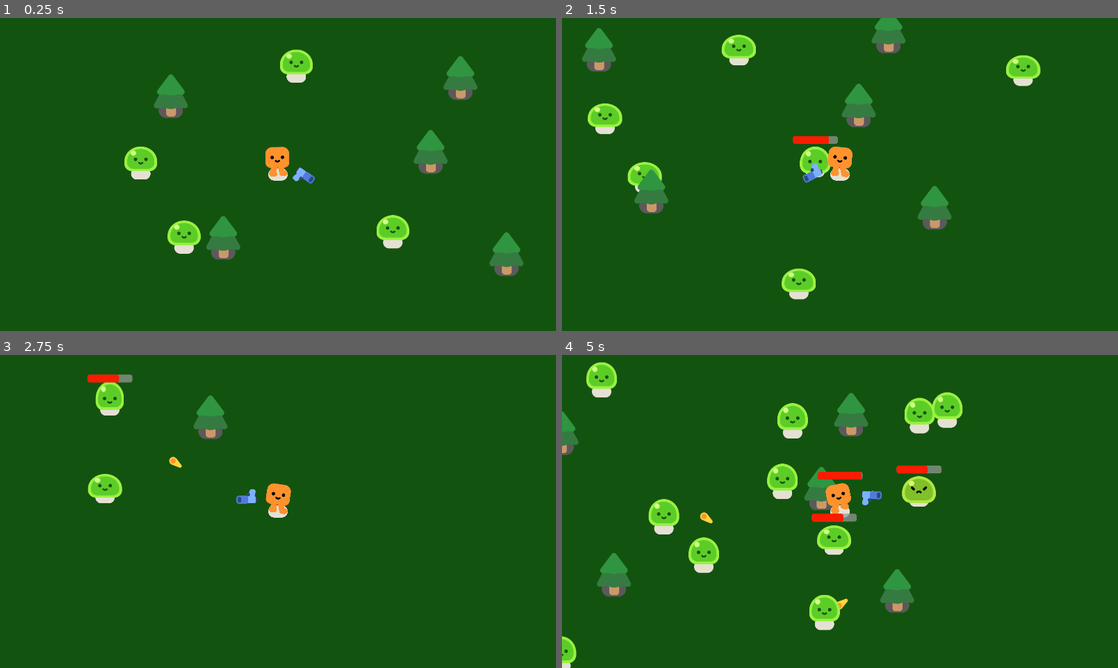
Above: before the commit, frames 1-4 (two rows, left to right).
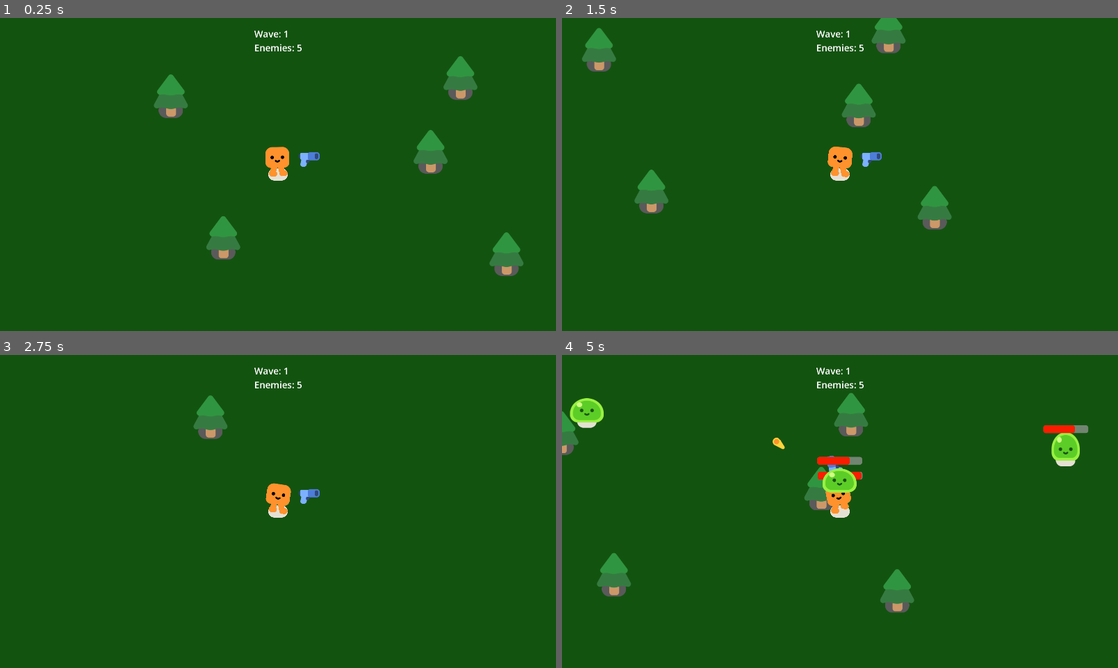
Above: after the commit, the same moments.

Repository: rosen1000/vampire-retarders
Game: Godot game, scene res://levels/the_game.tscn
The game is run twice, just before and just after one commit, with the same random seed, the same clock (stepped at 60 frames per second) and the same inputs.
Inputs:
- Up to frame 1 (0.25 s): no input
- Up to frame 2 (1.5 s): hold D (move_right) 0.53-1.28 s; hold S (move_down) from 1.28 s (still down)
- Up to frame 3 (2.75 s): release S (move_down) at 2.03 s; hold D (move_right) from 2.03 s (still down)
- Up to frame 4 (5 s): release D (move_right) at 2.78 s; hold W (move_up) 2.78-3.53 s; hold A (move_left) from 3.53 s (still down)

The runs differ from the first frame. In frame 1, 2.3% of the frame differs, in the area x 22-74%, y 4-76%; in frame 2, 3.1%; in frame 3, 1.5%; in frame 4, 7.5%, in the area x 0-95%, y 2-100%.

Commit message:
created spawner and wave system

Diff:
--- a/characters/enemy/enemy.gd
+++ b/characters/enemy/enemy.gd
@@ -1,4 +1,6 @@
 class_name Enemy extends CharacterBody2D
+
+signal death
 
 @export var health = 100.0
 @export var speed = 100
@@ -23,7 +25,9 @@
 	$Slime.play_hurt()
 	if health <= 0:
 		var smoke = smoke_scene.instantiate() as Node2D
+		smoke.global_position = global_position
+		smoke.top_level = true
 		# Smoke not getting deleted with the enemy
-		smoke.global_position = global_position
 		get_parent().add_child(smoke)
+		death.emit()
 		queue_free()
--- a/characters/enemy/spawner.gd
+++ b/characters/enemy/spawner.gd
@@ -1,6 +1,20 @@
 extends Path2D
 
 var enemy_scene = preload("res://characters/enemy/enemy.tscn")
+var enemies_count = 0
+var current_wave = 0
+
+func start():
+	next_wave()
+
+func next_wave():
+	current_wave += 1
+	var count = floori(sqrt(current_wave * 20) + 1)
+	%WaveCounter.text = "Wave: %s\nEnemies: %s" % [current_wave, count]
+
+	for i in range(count):
+		await get_tree().create_timer(randf_range(0, 2)).timeout
+		spawn()
 
 func spawn():
 	var enemy = enemy_scene.instantiate() as Enemy
@@ -8,4 +22,12 @@
 	enemy.global_position = $PathFollow2D.global_position
 	enemy.target = get_parent()
 	enemy.top_level = true
+	enemy.death.connect(death)
+	enemies_count += 1
 	add_child(enemy)
+
+func death():
+	enemies_count -= 1
+	%WaveCounter.text = "Wave: %s\nEnemies: %s" % [current_wave, enemies_count]
+	if enemies_count == 0:
+		next_wave()
--- a/characters/player/player.gd
+++ b/characters/player/player.gd
@@ -1,6 +1,6 @@
 extends CharacterBody2D
 
-signal health_depleted
+signal death
 
 @export var max_health = 100.0
 var health = max_health
@@ -38,6 +38,6 @@
 	if touching_enemies.size() > 0:
 		health -= touching_enemies.size() * damage_per_enemy * delta
 		if health <= 0:
-			health_depleted.emit()
+			death.emit()
 	$HealthBar.value = health
 	#endregion
--- a/levels/the_game.gd
+++ b/levels/the_game.gd
@@ -1,8 +1,12 @@
 extends Node2D
 
 var enemy_scene = preload("res://characters/enemy/enemy.tscn")
-@onready var spawner = $Player/Spawner
+@onready var spawner = %Spawner
+var current_wave = 0
 
 func _ready():
-	for i in range(10):
-		spawner.spawn()
+	spawner.start()
+
+func _on_player_death() -> void:
+	%GameOver.visible = true
+	get_tree().paused = true
--- a/levels/the_game.tscn
+++ b/levels/the_game.tscn
@@ -1,27 +1,72 @@
-[gd_scene load_steps=6 format=3 uid="uid://dtva2vamt0bdm"]
+[gd_scene load_steps=5 format=3 uid="uid://dtva2vamt0bdm"]
 
 [ext_resource type="PackedScene" uid="uid://bsnjb3hub3idc" path="res://characters/player/player.tscn" id="1_23ha6"]
 [ext_resource type="Script" path="res://levels/the_game.gd" id="1_vpa7k"]
 [ext_resource type="PackedScene" uid="uid://cqymv7ih1ln2m" path="res://trees/tree.tscn" id="2_nwit1"]
-[ext_resource type="PackedScene" uid="uid://bm77emil52vyu" path="res://characters/enemy/enemy.tscn" id="3_cyp2m"]
 [ext_resource type="PackedScene" uid="uid://b354nxarlbinq" path="res://characters/enemy/spawner.tscn" id="3_n2wxn"]
 
 [node name="TheGame" type="Node2D"]
 y_sort_enabled = true
 script = ExtResource("1_vpa7k")
 
-[node name="CanvasLayer" type="CanvasLayer" parent="."]
+[node name="Background" type="CanvasLayer" parent="."]
 layer = -10
 
-[node name="ColorRect" type="ColorRect" parent="CanvasLayer"]
+[node name="ColorRect" type="ColorRect" parent="Background"]
 offset_right = 1952.0
 offset_bottom = 1120.0
 color = Color(0.076813, 0.323339, 0.064906, 1)
+
+[node name="Foreground" type="CanvasLayer" parent="."]
+layer = 10
+
+[node name="WaveCounter" type="Label" parent="Foreground"]
+unique_name_in_owner = true
+anchors_preset = 5
+anchor_left = 0.5
+anchor_right = 0.5
+offset_left = -20.0
+offset_top = 32.0
+offset_right = 20.0
+offset_bottom = 55.0
+grow_horizontal = 2
+size_flags_horizontal = 4
+size_flags_vertical = 0
+theme_override_font_sizes/font_size = 32
+text = "Wave: 1"
+
+[node name="GameOver" type="ColorRect" parent="Foreground"]
+unique_name_in_owner = true
+visible = false
+anchors_preset = 15
+anchor_right = 1.0
+anchor_bottom = 1.0
+grow_horizontal = 2
+grow_vertical = 2
+color = Color(0.82, 0.82, 0.82, 0.686275)
+
+[node name="Label" type="Label" parent="Foreground/GameOver"]
+layout_mode = 1
+anchors_preset = 8
+anchor_left = 0.5
+anchor_top = 0.5
+anchor_right = 0.5
+anchor_bottom = 0.5
+offset_left = -43.5
+offset_top = -11.5
+offset_right = 43.5
+offset_bottom = 11.5
+grow_horizontal = 2
+grow_vertical = 2
+theme_override_colors/font_color = Color(0, 0, 0, 1)
+theme_override_font_sizes/font_size = 80
+text = "Game Over"
 
 [node name="Player" parent="." instance=ExtResource("1_23ha6")]
 position = Vector2(736, 547)
 
 [node name="Spawner" parent="Player" instance=ExtResource("3_n2wxn")]
+unique_name_in_owner = true
 
 [node name="Tree" parent="." instance=ExtResource("2_nwit1")]
 position = Vector2(366, 295)
@@ -38,18 +83,4 @@
 [node name="Tree5" parent="." instance=ExtResource("2_nwit1")]
 position = Vector2(547, 784)
 
-[node name="Enemy" parent="." node_paths=PackedStringArray("target") instance=ExtResource("3_cyp2m")]
-position = Vector2(1154, 794)
-target = NodePath("../Player")
-
-[node name="Enemy2" parent="." node_paths=PackedStringArray("target") instance=ExtResource("3_cyp2m")]
-position = Vector2(392, 815)
-target = NodePath("../Player")
-
-[node name="Enemy3" parent="." node_paths=PackedStringArray("target") instance=ExtResource("3_cyp2m")]
-position = Vector2(237, 544)
-target = NodePath("../Player")
-
-[node name="Enemy4" parent="." node_paths=PackedStringArray("target") instance=ExtResource("3_cyp2m")]
-position = Vector2(804, 185)
-target = NodePath("../Player")
+[connection signal="death" from="Player" to="." method="_on_player_death"]
--- a/pistol/bullet.gd
+++ b/pistol/bullet.gd
@@ -2,6 +2,8 @@
 
 @export var speed = 300
 @export var max_range = 1200
+@export var damage = 30
+@export var damage_fluctuation = .2
 var traveled = 0
 
 func _physics_process(delta: float) -> void:
@@ -14,5 +16,5 @@
 
 func _on_body_entered(body: Node2D) -> void:
 	if body.has_method("take_damage"):
-		body.take_damage(10 + randf_range(-2, 2))
+		body.take_damage(damage + randf_range(-damage * damage_fluctuation, damage * damage_fluctuation))
 	queue_free()
